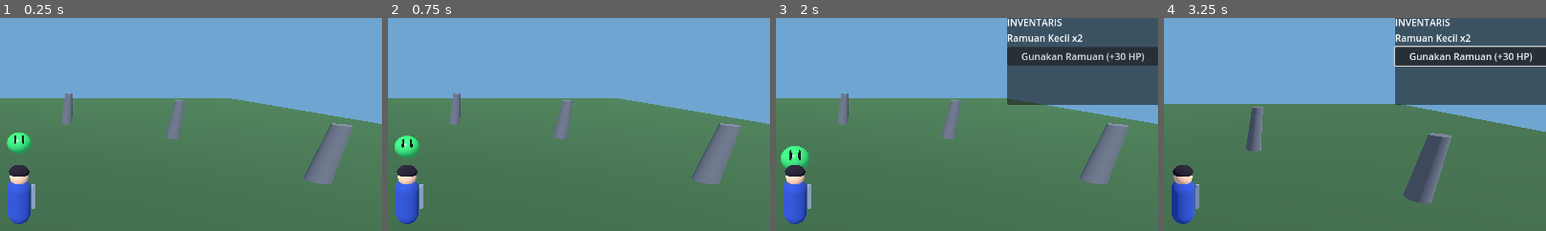
Above: before the commit, frames 1-4 (left to right).
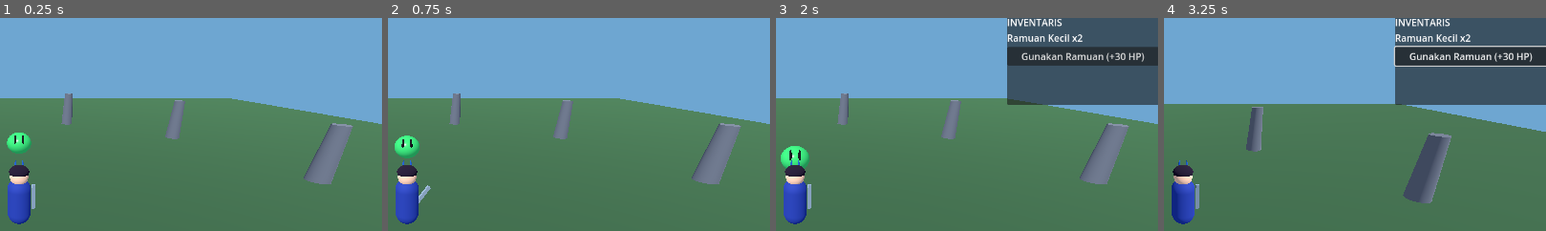
Above: after the commit, the same moments.

Repository: anjingsayang80-ui/Dunia-di-Balik-Mimpi
Game: Godot game, scene res://scenes/main.tscn
The game is run twice, just before and just after one commit, with the same random seed, the same clock (stepped at 60 frames per second) and the same inputs.
Inputs (mouse positions are % of the whole screen's width and height, from its top left):
- Up to frame 1 (0.25 s): no input
- Up to frame 2 (0.75 s): click "SERANG" at 0.5 s
- Up to frame 3 (2 s): click "TAS" at 1.25 s
- Up to frame 4 (3.25 s): click "Gunakan Ramuan (+30 HP)" at 2 s; tap Enter at 2.75 s; move the mouse to (72, 45) at 2.77 s; hold Right (ui_right) from 2.78 s (still down); click (72, 45) at 2.92 s
The pictures show only the part of the screen within x 48-98%, y 11-61%; the shares and areas given below are measured in that part.

The runs differ from the first frame. In frame 1, 1.0% of the frame differs, in the area x 2-8%, y 66-97%; in frame 2, 1.2%, in the area x 2-12%, y 66-97%; in frame 3, 1.0%; in frame 4, 0.8%.

Commit message:
Improve anime hero details and sword swing

Diff:
--- a/android-game/scripts/player.gd
+++ b/android-game/scripts/player.gd
@@ -6,18 +6,32 @@
 var cooldown := 0.0
 var sword: MeshInstance3D
 var slime_reward_claimed := false
+var attack_tween: Tween
 
 func _ready() -> void:
+    var outfit := StandardMaterial3D.new()
+    outfit.albedo_color = Color(0.12, 0.22, 0.62)
+    outfit.roughness = 0.82
+
     var body := MeshInstance3D.new()
     var capsule_mesh := CapsuleMesh.new()
     capsule_mesh.radius = 0.42
     capsule_mesh.height = 1.75
     body.mesh = capsule_mesh
-    var outfit := StandardMaterial3D.new()
-    outfit.albedo_color = Color(0.16, 0.29, 0.72)
     body.material_override = outfit
     body.position.y = 0.9
     add_child(body)
+
+    var collar := MeshInstance3D.new()
+    var collar_mesh := TorusMesh.new()
+    collar_mesh.inner_radius = 0.24
+    collar_mesh.outer_radius = 0.34
+    collar.mesh = collar_mesh
+    var gold := StandardMaterial3D.new()
+    gold.albedo_color = Color(1.0, 0.72, 0.22)
+    collar.material_override = gold
+    collar.position.y = 1.55
+    add_child(collar)
 
     var head := MeshInstance3D.new()
     var head_mesh := SphereMesh.new()
@@ -30,16 +44,50 @@
     head.position.y = 1.85
     add_child(head)
 
+    var hair_mat := StandardMaterial3D.new()
+    hair_mat.albedo_color = Color(0.10, 0.055, 0.16)
     var hair := MeshInstance3D.new()
     var hair_mesh := SphereMesh.new()
     hair_mesh.radius = 0.35
     hair_mesh.height = 0.42
     hair.mesh = hair_mesh
-    var hair_mat := StandardMaterial3D.new()
-    hair_mat.albedo_color = Color(0.10, 0.08, 0.15)
     hair.material_override = hair_mat
     hair.position = Vector3(0, 2.03, -0.04)
     add_child(hair)
+
+    for i in range(5):
+        var bang := MeshInstance3D.new()
+        var bang_mesh := PrismMesh.new()
+        bang.mesh = bang_mesh
+        bang.scale = Vector3(0.20, 0.32, 0.16)
+        bang.material_override = hair_mat
+        bang.position = Vector3(-0.22 + float(i) * 0.11, 1.91, -0.27)
+        bang.rotation_degrees.z = -12.0 + float(i) * 6.0
+        add_child(bang)
+
+    var eye_white := StandardMaterial3D.new()
+    eye_white.albedo_color = Color(1.0, 0.98, 0.92)
+    var iris_mat := StandardMaterial3D.new()
+    iris_mat.albedo_color = Color(0.10, 0.35, 0.72)
+    for x in [-0.13, 0.13]:
+        var eye := MeshInstance3D.new()
+        var eye_mesh := SphereMesh.new()
+        eye_mesh.radius = 0.065
+        eye_mesh.height = 0.09
+        eye.mesh = eye_mesh
+        eye.material_override = eye_white
+        eye.position = Vector3(x, 1.86, -0.285)
+        eye.scale = Vector3(1.0, 1.0, 0.45)
+        add_child(eye)
+
+        var iris := MeshInstance3D.new()
+        var iris_mesh := SphereMesh.new()
+        iris_mesh.radius = 0.038
+        iris.mesh = iris_mesh
+        iris.material_override = iris_mat
+        iris.position = Vector3(x, 1.86, -0.319)
+        iris.scale = Vector3(1.0, 1.0, 0.5)
+        add_child(iris)
 
     sword = MeshInstance3D.new()
     var blade := BoxMesh.new()
@@ -82,14 +130,16 @@
     cooldown = 0.55
     var target = get_parent().get_node_or_null("Slime")
     if target and target.hp > 0 and global_position.distance_to(target.global_position) < 3.3:
-        var was_alive: bool = target.hp > 0
         target.take_damage(35)
-        if was_alive and target.hp <= 0 and not slime_reward_claimed:
+        if target.hp <= 0 and not slime_reward_claimed:
             slime_reward_claimed = true
             var state = get_parent().get_node_or_null("GameState")
             if state:
                 state.complete_slime_quest()
-    sword.rotation.z = -0.9
-    await get_tree().create_timer(0.18).timeout
-    if is_instance_valid(sword):
-        sword.rotation.z = 0.0
+
+    if attack_tween and attack_tween.is_running():
+        attack_tween.kill()
+    sword.rotation.z = 0.0
+    attack_tween = create_tween()
+    attack_tween.tween_property(sword, "rotation:z", -1.25, 0.10)
+    attack_tween.tween_property(sword, "rotation:z", 0.0, 0.16)
